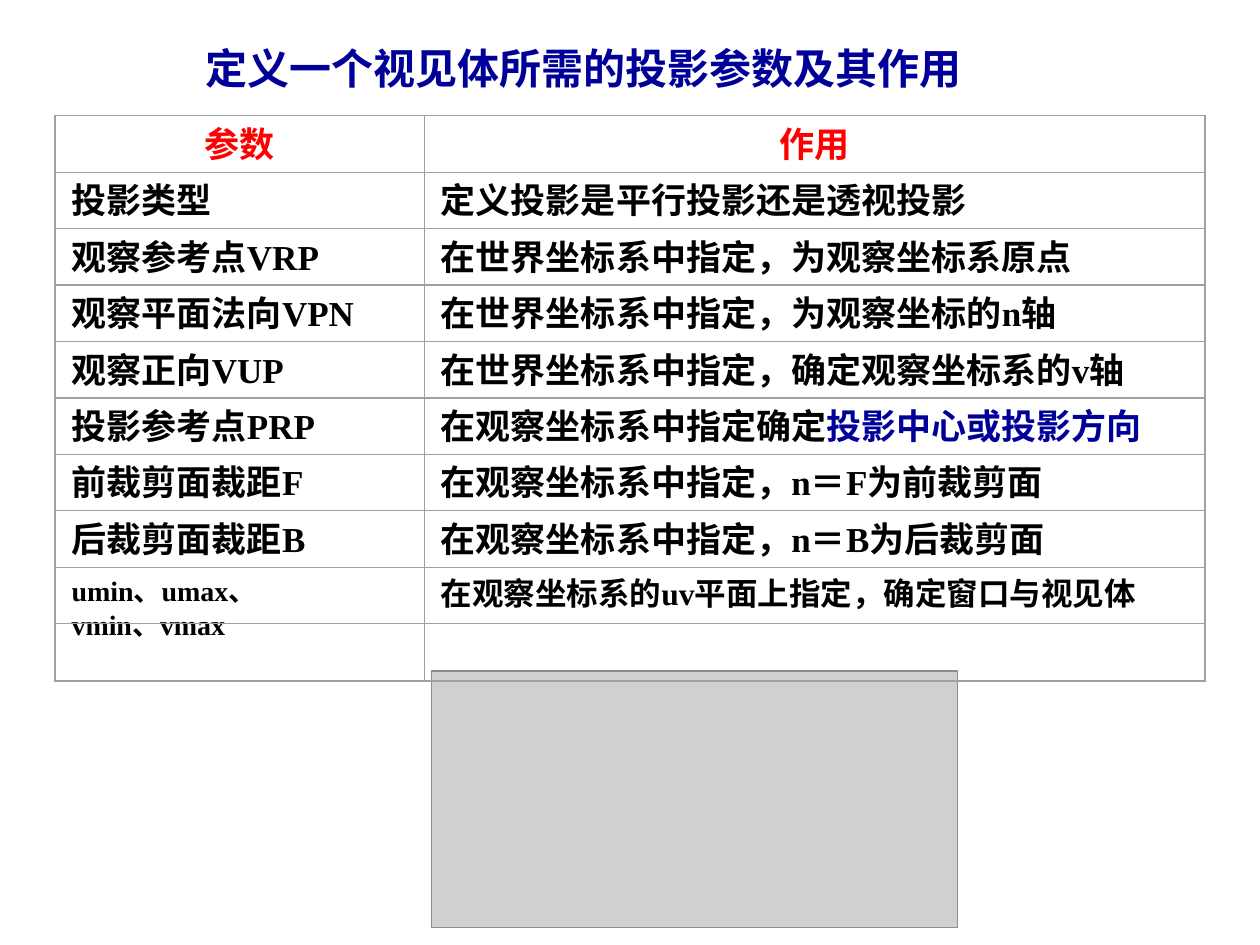
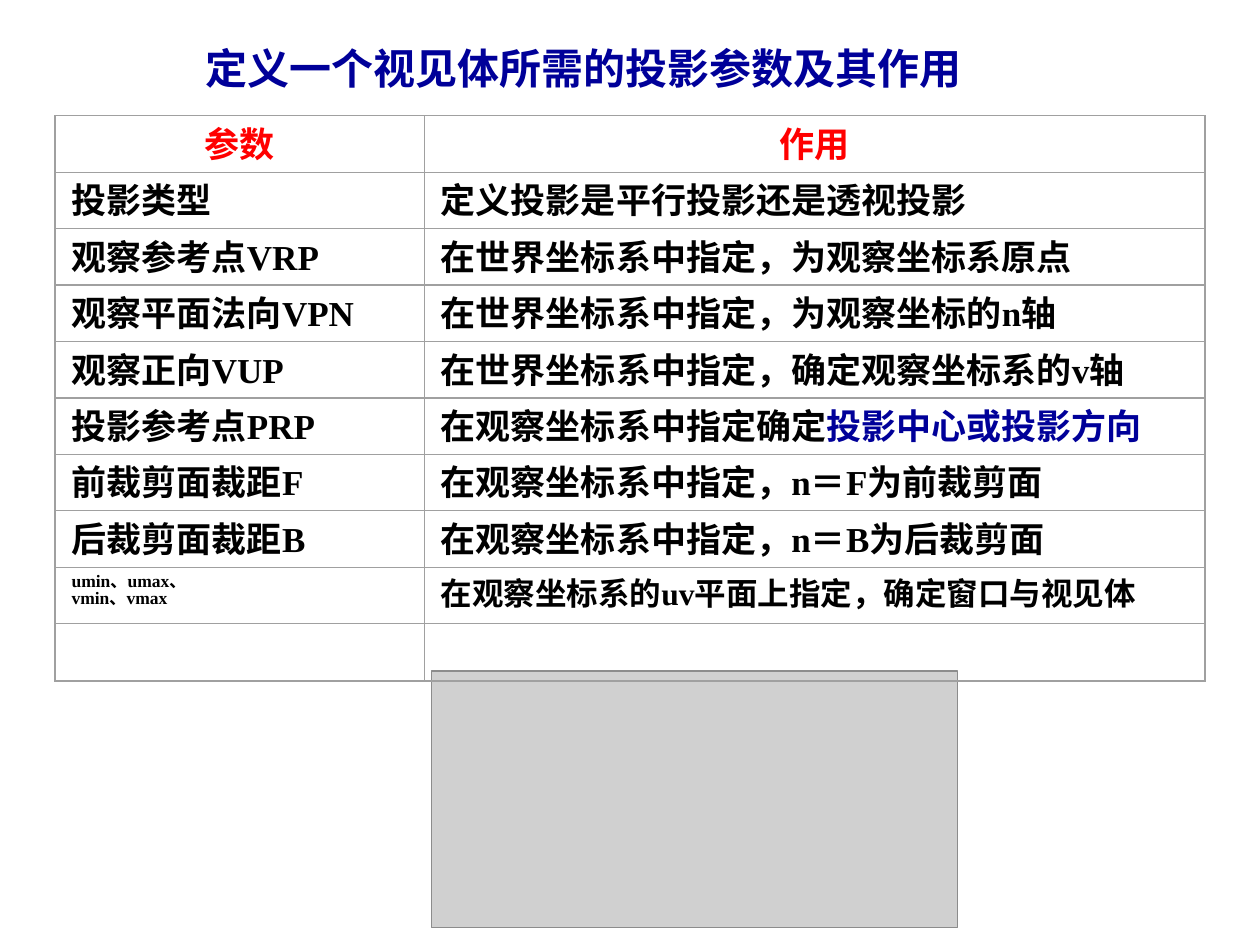
Before and after one commit to YYYYWD/Common, a slide deck: slide 30 of 大三上课件/计算机图形学/第五章.ppt. Drawn at 1260x945 pixels with LibreOffice and Linux fonts; fonts in the diff are those of the drawing; grey boxes stand for pictures. Boxes give left, top, right and bottom in pixels: in the first picture for what was removed or moved away, otherwise in the second. Text is boxed around its words. In the diff, an @@ line names an element or a change of style, - is before the commit and + after.

```diff
--- a/大三上课件/计算机图形学/第五章.ppt
+++ b/大三上课件/计算机图形学/第五章.ppt
@@ text "umin、umax、" at (72, 575, 187, 605): size 16 to 10 pt; line spacing 1 to 0.8 @@
```
Also in this commit, not shown: 3 other slides changed, 51 other files.
